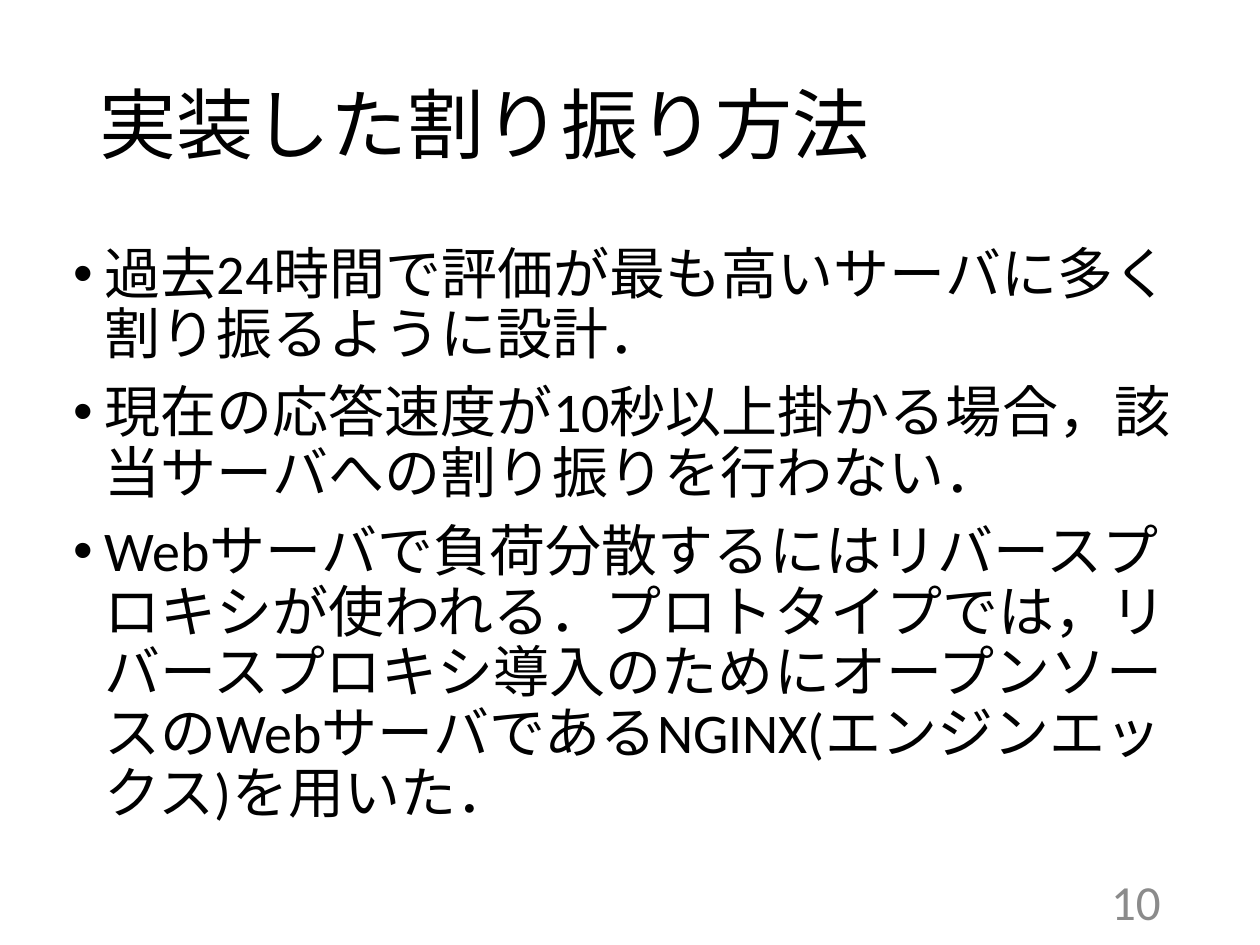
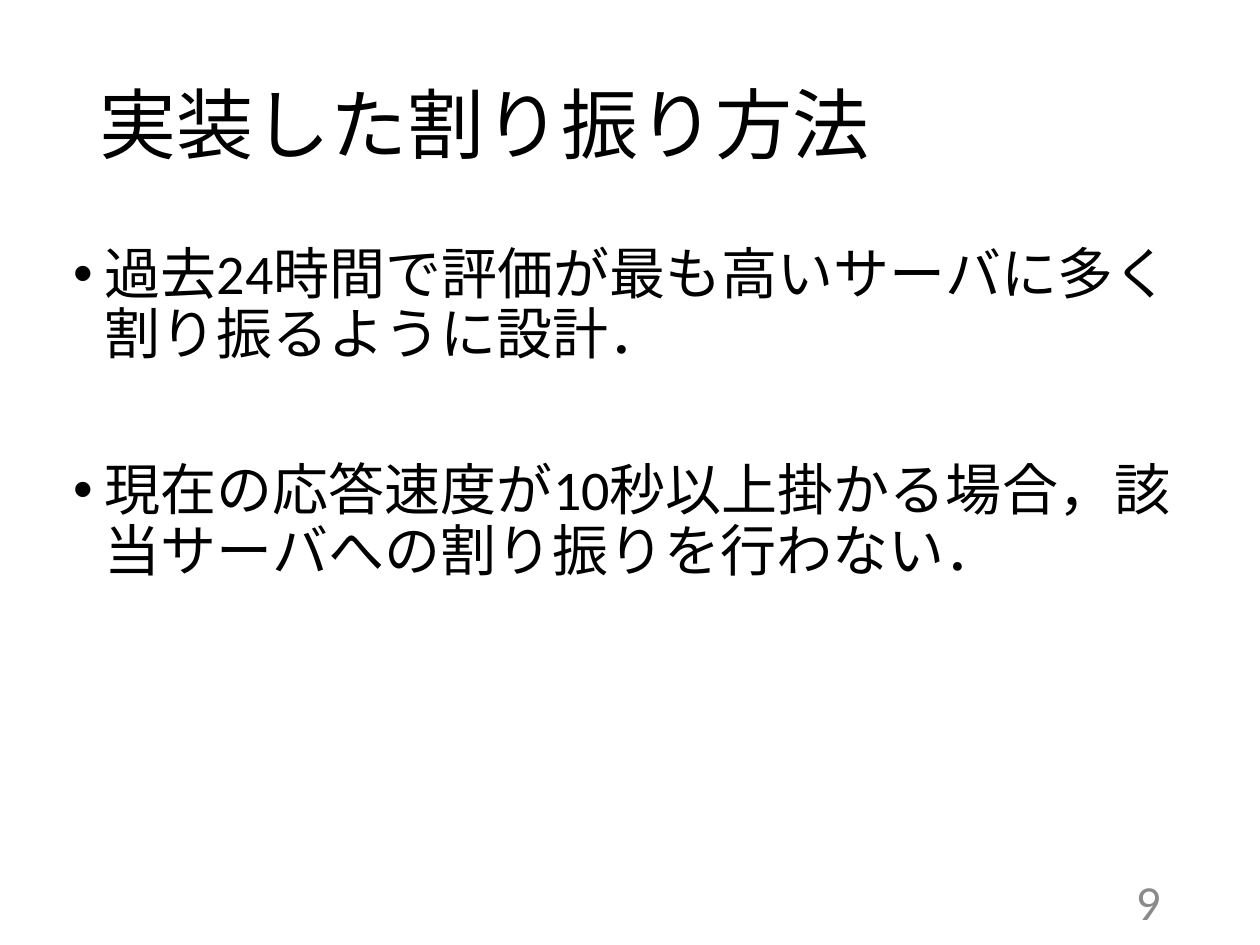
Before and after one commit to kait-takanolab/1821086_matsuo_thesis, a slide deck: slide 9 of 発表用/1821086_卒業研究発表会.pptx (slide 10 before the commit). Drawn at 1260x945 pixels with LibreOffice and Linux fonts; fonts in the diff are those of the drawing. Boxes give left, top, right and bottom in pixels: in the first picture for what was removed or moved away, otherwise in the second. Text is boxed around its words. In the diff, an @@ line names an element or a change of style, - is before the commit and + after.

```diff
--- a/発表用/1821086_卒業研究発表会.pptx
+++ b/発表用/1821086_卒業研究発表会.pptx
@@ text at box(105, 575, 1167, 821): paragraph removed @@
-• Webサーバで負荷分散するにはリバースプロキシが使われる．プロトタイプでは，リバースプロキシ導入のためにオープンソースのWebサーバであるNGINX(エンジンエックス)を用いた．
@@ page number at box(1136, 888, 1161, 920): text changed @@
-10
+9
```
Also in this commit, not shown: 10 other slides changed, 2 slides removed, 3 other files.
